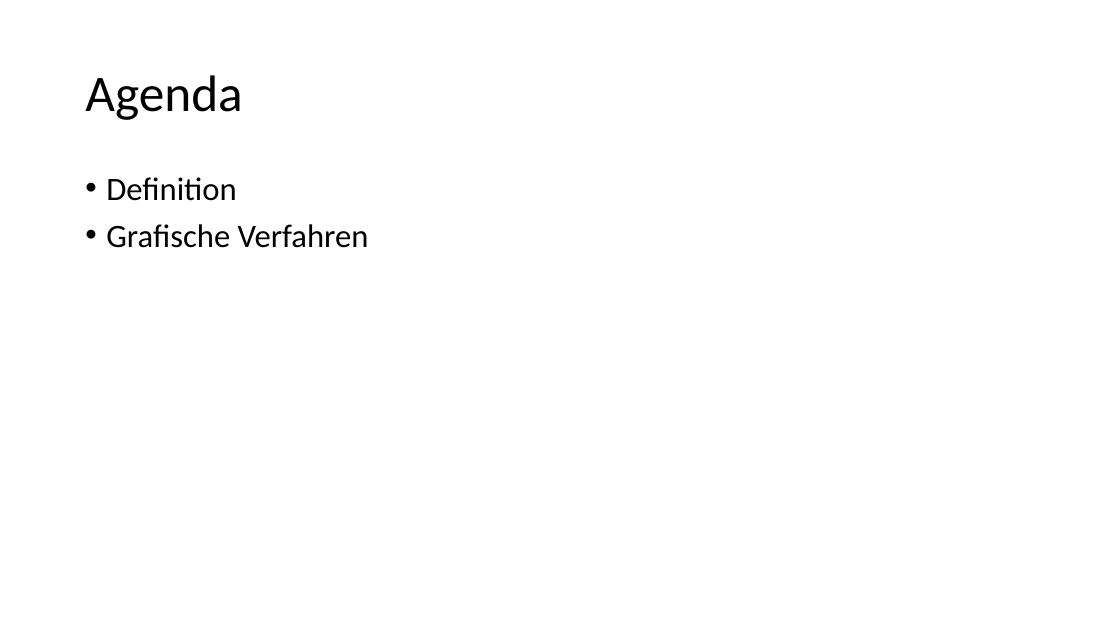
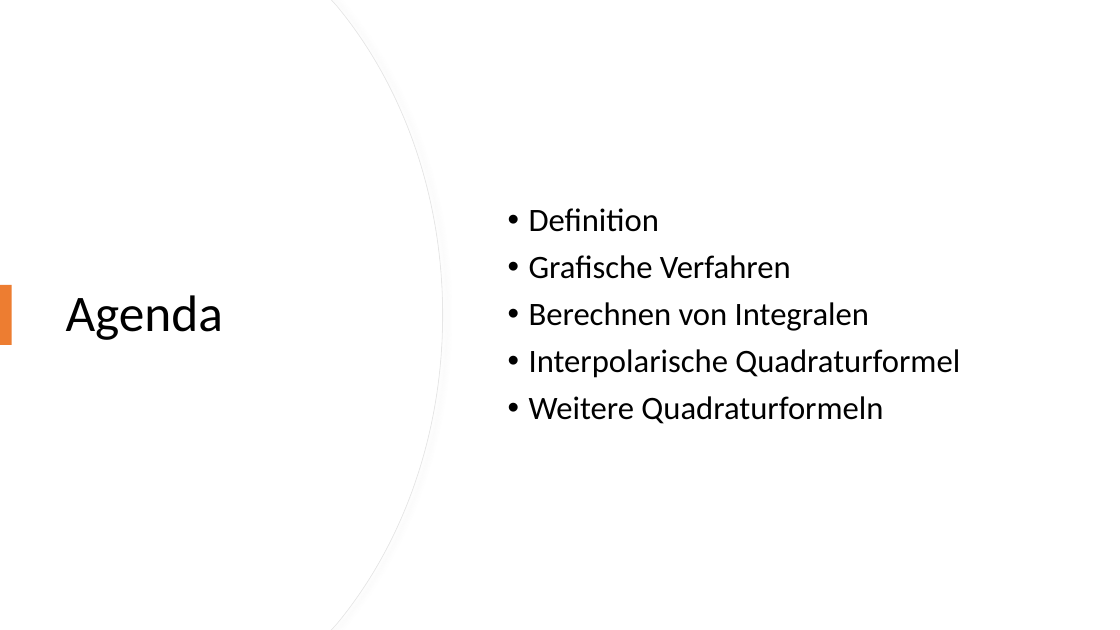
Before and after one commit to lstranzinger18/Numerik-und-Logik, a slide deck: slide 2 of Numerische Integration/Numerische Integration.pptx. Drawn at 1120x630 pixels with LibreOffice and Linux fonts; fonts in the diff are those of the drawing. Boxes give left, top, right and bottom in pixels: in the first picture for what was removed or moved away, otherwise in the second. Text is boxed around its words. In the diff, an @@ line names an element or a change of style, - is before the commit and + after.

Commit message:
Updated presentation
presentation: added data for the slide "Weitere Quadraturformeln" and added a design for the whole presentation

```diff
--- a/Numerische Integration/Numerische Integration.pptx
+++ b/Numerische Integration/Numerische Integration.pptx
@@ freeform shape added at bbox=[0, 0, 443, 630], fill #FFFFFF, outline #E6E6E6 0.75 pt @@
@@ freeform shape added at bbox=[0, 0, 442, 630], fill #FFFFFF @@
@@ text "Definition": place and size @@
-text "Definition" at bbox=[106, 177, 369, 248]
+text "Definition" at bbox=[529, 208, 960, 424]
@@ text "Definition" at bbox=[529, 208, 960, 424]: vertical alignment top to middle @@
@@ title "Agenda": place and size @@
-title "Agenda" at bbox=[85, 75, 242, 120]
+title "Agenda" at bbox=[66, 295, 223, 340]
@@ rectangle added at bbox=[0, 285, 12, 345], fill #ED7D31 @@
@@ text at bbox=[529, 302, 960, 424]: paragraphs added @@
+• Berechnen von Integralen
+• Interpolarische Quadraturformel
+• Weitere Quadraturformeln
```
Also in this commit, not shown: 6 other slides changed.
